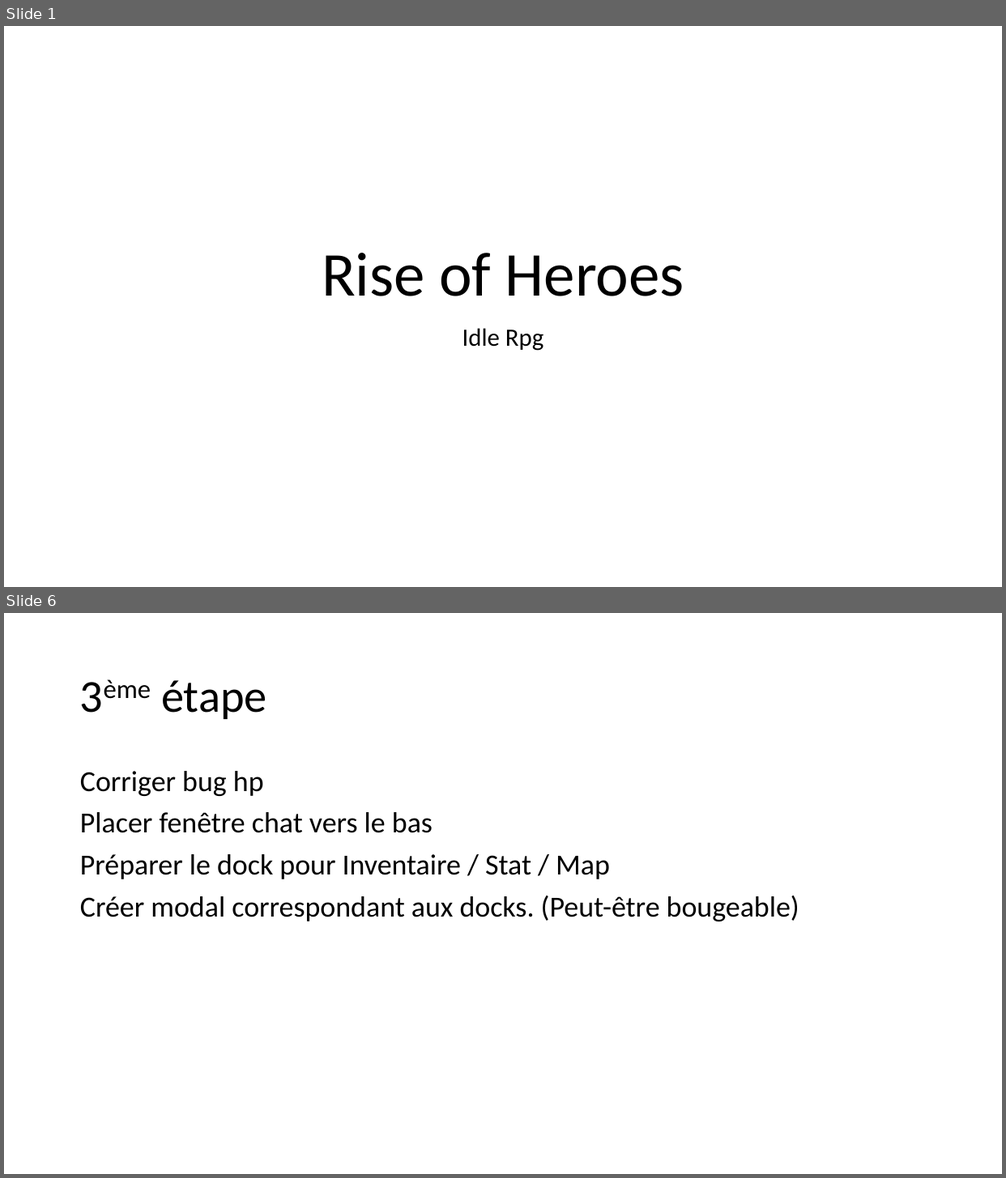
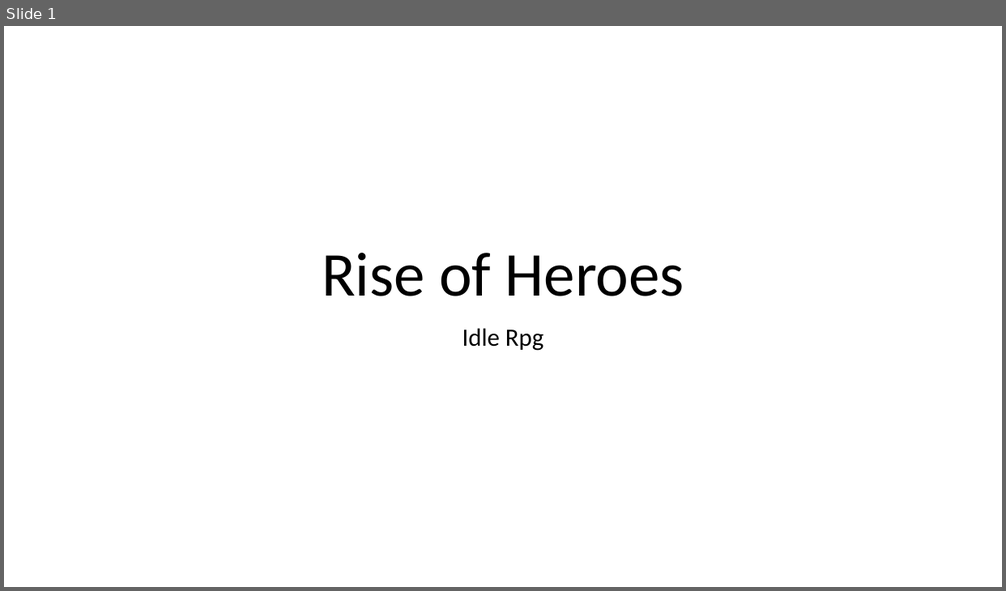
Before and after one commit to Ezazhel/RiseOfHeroes, a slide deck: Rise of Heroes.pptm. Shown one above the other, each under a label of ours: slides 1 and 6 before the commit, slide 1 after it; the slides between them are not shown. The pictures are 1006x1178 and 1006x591 pixels, drawn with LibreOffice and Linux fonts; fonts in the diff are those of the drawing. Boxes give left, top, right and bottom in pixels: in the first picture for what was removed or moved away, otherwise in the second. Text is boxed around its words. In the diff, an @@ line names an element or a change of style, - is before the commit and + after.

```diff
--- a/Rise of Heroes.pptm
+++ b/Rise of Heroes.pptm
@@ slide 6 removed at (x1=4, y1=613, x2=1002, y2=1174), background #FFFFFF @@
@@ title removed at (x1=161, y1=680, x2=267, y2=719) @@
-3ème étape
@@ text removed at (x1=80, y1=771, x2=799, y2=922) @@
-Corriger bug hp
-Placer fenêtre chat vers le bas
-Préparer le dock pour Inventaire / Stat / Map
-Créer modal correspondant aux docks. (Peut-être bougeable)
```
Also in this commit, not shown: 3 slides added, 4 other slides removed, 47 other files.
